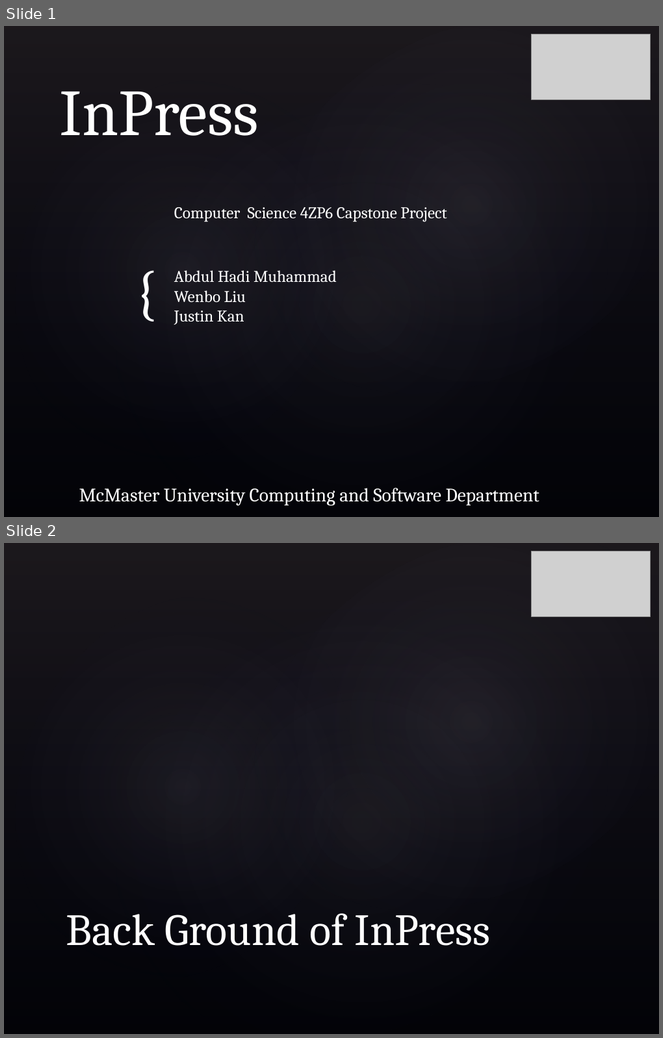
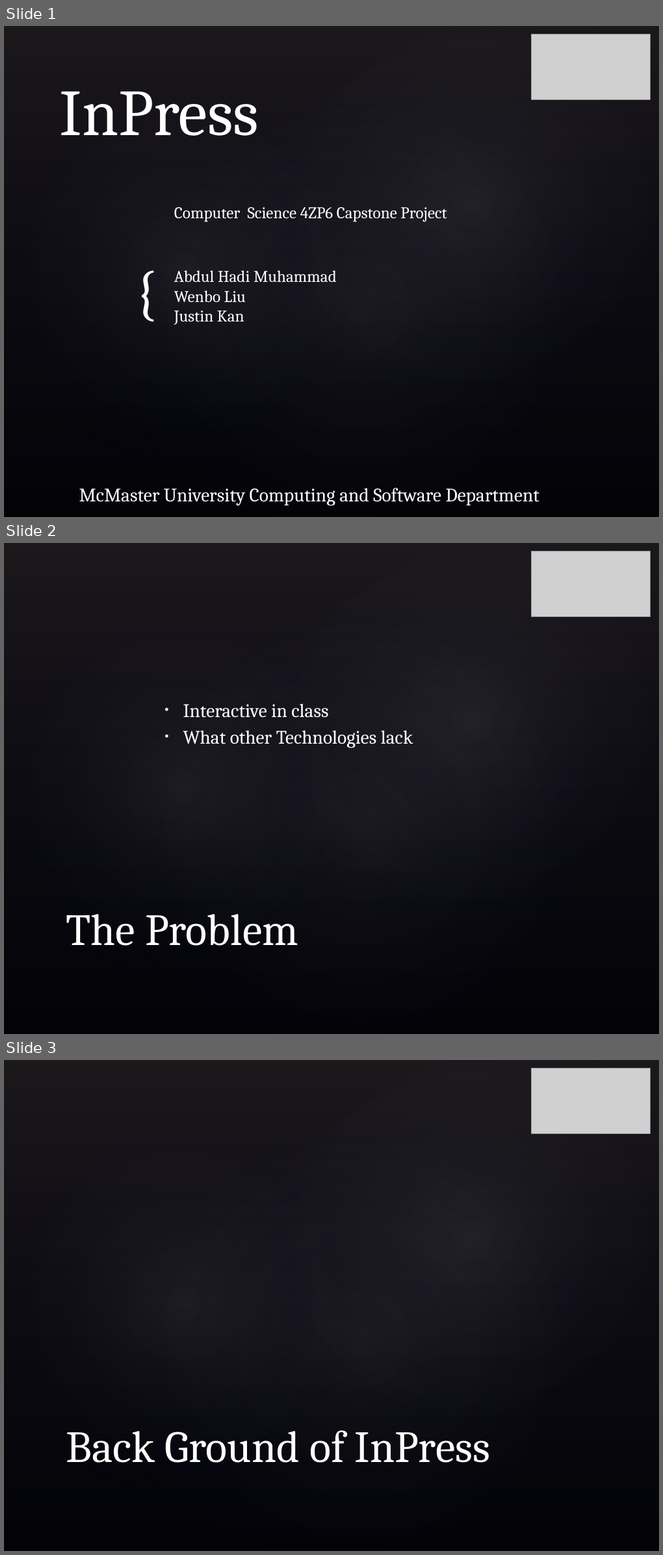
Before and after one commit to hadimuhammad/InPress, a slide deck: Documentation/Presentation.pptx. Shown one above the other, each under a label of ours: slides 1 and 2 before the commit, slides 1, 2 and 3 after it. The pictures are 663x1038 and 663x1555 pixels, drawn with LibreOffice and Linux fonts; fonts in the diff are those of the drawing; grey boxes stand for pictures; background and template pictures are left out. Boxes give left, top, right and bottom in pixels: in the first picture for what was removed or moved away, otherwise in the second. Text is boxed around its words. In the diff, an @@ line names an element or a change of style, - is before the commit and + after.

```diff
--- a/Documentation/Presentation.pptx
+++ b/Documentation/Presentation.pptx
@@ slide 2 added at box(4, 543, 659, 1034), background picture (left out); not listed: 4 template elements that a slide beside it also shows @@
@@ picture added at box(531, 551, 651, 616) @@
@@ text added at box(183, 704, 414, 748), 21 pt, text #FFFFFF @@
+• Interactive in class
+• What other Technologies lack
@@ title added at box(66, 914, 298, 946), 49 pt, text #FFFFFF @@
+The Problem
@@ what was slide 2 is now slide 3 @@
```
Also in this commit, not shown: 1 slide changed, 1 other slide added, 1 slide removed.
